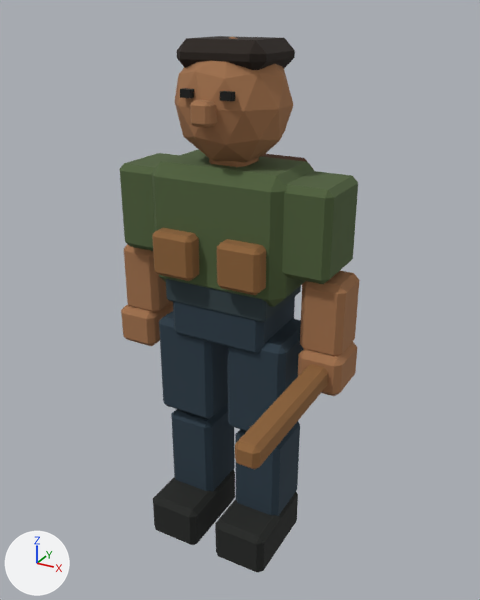
The Blender file art/source/player.blend: old version first, new version second.
One viewpoint serves both versions: a camera (50 mm lens) standing at (1.038, -1.847, 1.877) and looking at (0.057, -0.063, 0.985). Lighting does not change. The marker at lower left points along +X, +Y and +Z. The first picture is the older version.

Names of what the first picture shows: 'DD_Player_Body', 'DD_Weapon_Club'.
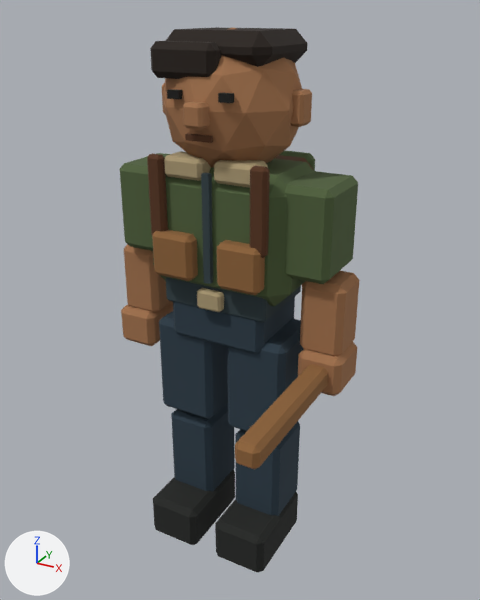
The change, as a list of edits to the scene's bpy script:
```text
Change me_cube:
    remove me_cube.from_pydata(...)  # 562 vertices, 638 faces; spans x -0.44..0.44, y -0.24..0.28, z 0.0..1.8
    add me_cube.from_pydata(...)  # 794 vertices, 884 faces; spans x -0.44..0.44, y -0.24..0.33, z 0.0..1.83
    me_cube part 1: the loose piece of 24 vertices spanning x -0.25..0.25, y -0.15..0.15, z 1.01..1.43 is scaled about its middle by (1.03, 1.01, 0.95)
    me_cube part 2: a new loose piece, an icosphere of 80 faces spanning x -0.22..0.22, y -0.21..0.2, z 1.39..1.83, in mat_dd_skin (brown #a3734c)
    me_cube part 3: the loose piece of 24 vertices spanning x -0.15..0.15, y -0.11..0.14, z 1.7..1.8 is scaled about its middle by (1.21, 1.25, 1.1), then moved by (0.0, 0.0, 0.02)
    me_cube part 4: the loose piece of 24 vertices spanning x -0.03..0.03, y -0.2..-0.14, z 1.57..1.63 is scaled about its middle by (3.69, 1.31, 1.31), then moved by (-0.07, 0.03, 0.14), in mat_dd_hair (black #241912)
    me_cube part 5: the loose piece of 24 vertices spanning x -0.03..0.03, y -0.2..-0.14, z 1.57..1.63 is copied, and the copy is moved by (0.0, -0.04, 0.0); it spans x -0.03..0.03, y -0.24..-0.17, z 1.57..1.63
    me_cube part 6: a new loose piece, a box spanning x -0.043..0.043, y -0.21..-0.198, z 1.526..1.544, in mat_dd_wood (brown #573319)
    me_cube part 7: the loose piece of 8 vertices spanning x -0.09..-0.05, y -0.17..-0.14, z 1.64..1.66 is moved by (-0.02, -0.04, 0.0)
    me_cube part 8: the loose piece of 8 vertices spanning x 0.05..0.09, y -0.17..-0.14, z 1.64..1.66 is moved by (0.02, -0.04, 0.0)
    me_cube part 9: the loose piece of 24 vertices spanning x -0.06..0.06, y -0.06..0.06, z 1.38..1.52 is copied, and the copy is scaled about its middle by (0.36, 0.594, 0.828), then moved by (0.22, 0.0, 0.16); it spans x 0.2..0.25, y -0.04..0.04, z 1.56..1.66
    me_cube part 10: the loose piece of 24 vertices spanning x -0.17..0.17, y 0.12..0.28, z 1.07..1.41 is copied, and the copy is scaled about its middle by (0.927, 0.29, 0.288), then moved by (0.0, 0.1, 0.12), in mat_dd_jacket (dark green #4f613b); it spans x -0.15..0.15, y 0.27..0.33, z 1.31..1.41
    me_cube part 11: a new loose piece, a box spanning x -0.013..0.013, y -0.177..-0.159, z 1.075..1.425, in mat_dd_steel (dark cyan #304045)
    me_cube part 12: the loose piece of 24 vertices spanning x -0.19..0.19, y -0.14..0.14, z 0.96..1.06 is copied, and the copy is scaled about its middle by (0.217, 0.0888, 0.629), then moved by (0.0, -0.16, 0.0), in mat_dd_cream (beige #ad9b75); it spans x -0.05..0.05, y -0.18..-0.14, z 0.98..1.04
    me_cube part 13: the loose piece of 24 vertices spanning x -0.38..-0.2, y -0.12..0.12, z 1.12..1.4 is copied, and the copy is scaled about its middle by (0.275, 0.105, 0.972), then moved by (0.11, -0.17, 0.07), in mat_dd_wood (brown #573319); it spans x -0.21..-0.15, y -0.19..-0.15, z 1.2..1.47
    me_cube part 14: the loose piece of 24 vertices spanning x -0.03..0.03, y -0.2..-0.14, z 1.57..1.63 is copied, and the copy is scaled about its middle by (2.36, 1.47, 0.874), then moved by (-0.09, 0.05, -0.17), in mat_dd_cream (beige #ad9b75); it spans x -0.16..-0.02, y -0.17..-0.07, z 1.4..1.46
    me_cube part 15: the loose piece of 24 vertices spanning x 0.2..0.38, y -0.12..0.12, z 1.12..1.4 is copied, and the copy is scaled about its middle by (0.275, 0.105, 0.972), then moved by (-0.11, -0.17, 0.07), in mat_dd_wood (brown #573319); it spans x 0.15..0.21, y -0.19..-0.15, z 1.2..1.47
    me_cube part 16: the loose piece of 24 vertices spanning x -0.06..0.06, y -0.06..0.06, z 1.38..1.52 is copied, and the copy is scaled about its middle by (1.18, 0.806, 0.478), then moved by (0.09, -0.12, -0.02), in mat_dd_cream (beige #ad9b75); it spans x 0.02..0.16, y -0.17..-0.07, z 1.4..1.46
    me_cube part 17: the loose piece of 42 vertices spanning x -0.18..0.18, y -0.17..0.16, z 1.42..1.8 is deleted
    other edits to the shape of me_cube do not show in these pictures
    add me_cube.materials.append(mat_dd_cream)  # beige #ad9b75
```

Boxes (x1, y1, x2, y2) around the edits, measured in the pictures (480 x 600 px; the box of a moved part takes in the faces that stretch with it):
'DD_Player_Body', reshaped
    before: (120, 36, 359, 573)
    after: (120, 27, 359, 573)
part 1 of me_cube, moved or reshaped
    before: (152, 150, 314, 307)
    after: (153, 158, 313, 307)
part 2 of me_cube, added (brown)
    after: (162, 27, 302, 167)
part 3 of me_cube, moved or reshaped
    before: (177, 36, 295, 70)
    after: (166, 27, 308, 67)
part 4 of me_cube, moved or reshaped
    before: (190, 100, 217, 128)
    after: (150, 40, 221, 79)
part 5 of me_cube, added (brown)
    after: (183, 101, 210, 130)
part 6 of me_cube, added
    after: (185, 133, 213, 143)
part 7 of me_cube, moved or reshaped
    before: (180, 88, 194, 98)
    after: (167, 89, 182, 99)
part 8 of me_cube, moved or reshaped
    before: (220, 91, 235, 101)
    after: (218, 93, 234, 103)
part 9 of me_cube, added (brown)
    after: (291, 89, 312, 127)
part 10 of me_cube, added (mostly hidden)
    after: (279, 150, 315, 171)
part 11 of me_cube, added
    after: (201, 173, 213, 284)
part 12 of me_cube, added (beige)
    after: (197, 288, 224, 312)
part 13 of me_cube, added (brown)
    after: (147, 153, 168, 235)
part 14 of me_cube, added (beige)
    after: (164, 151, 211, 181)
part 15 of me_cube, added (brown)
    after: (250, 166, 270, 258)
part 16 of me_cube, added (beige)
    after: (214, 160, 267, 188)
part 17 of me_cube, deleted (brown)
    before: (175, 37, 293, 162)
